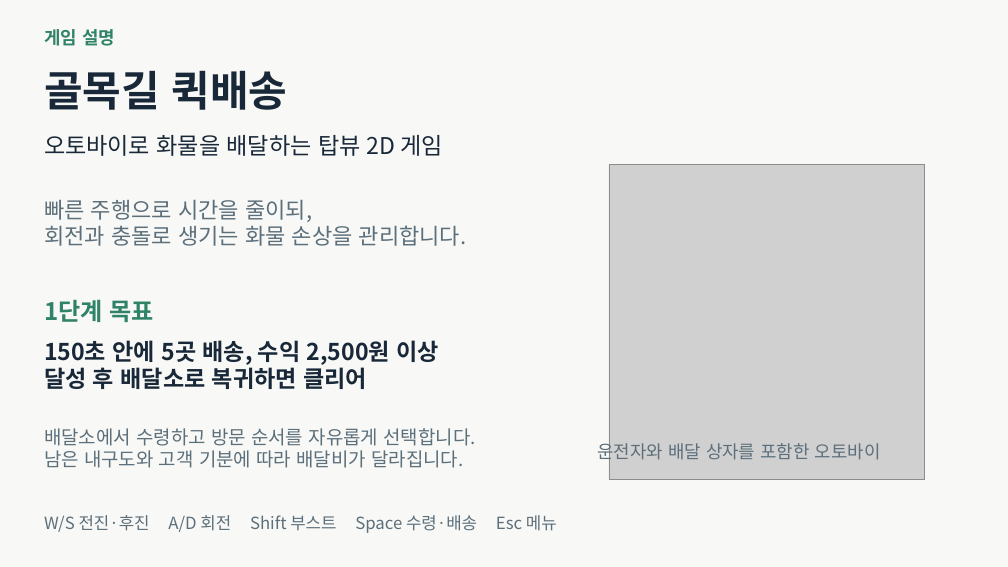
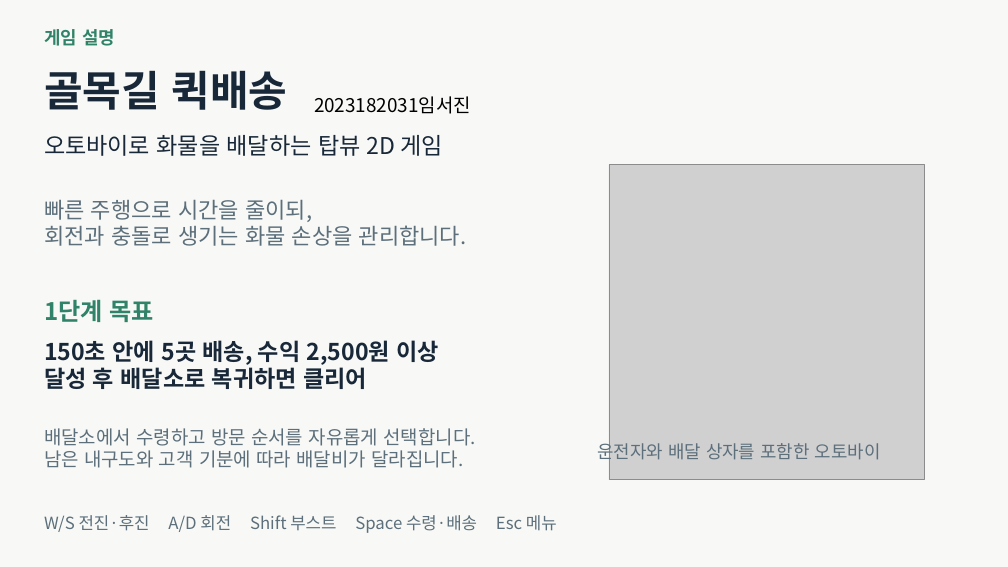
Before and after one commit to seo-spec/2Dgame-Delivery, a slide deck: slide 1 of data/docs/골목길_퀵배송_2주차_개발보고.pptx. Drawn at 1008x567 pixels with LibreOffice and Linux fonts; fonts in the diff are those of the drawing; grey boxes stand for pictures. Boxes give left, top, right and bottom in pixels: in the first picture for what was removed or moved away, otherwise in the second. Text is boxed around its words. In the diff, an @@ line names an element or a change of style, - is before the commit and + after.

Commit message:
정리:발표대비 치트키 설정+ ppt 최종수정

```diff
--- a/data/docs/골목길_퀵배송_2주차_개발보고.pptx
+++ b/data/docs/골목길_퀵배송_2주차_개발보고.pptx
@@ text added at [314,96,471,114], 18 pt, text #000000 @@
+2023182031임서진
```
Also in this commit, not shown: 1 other file.
